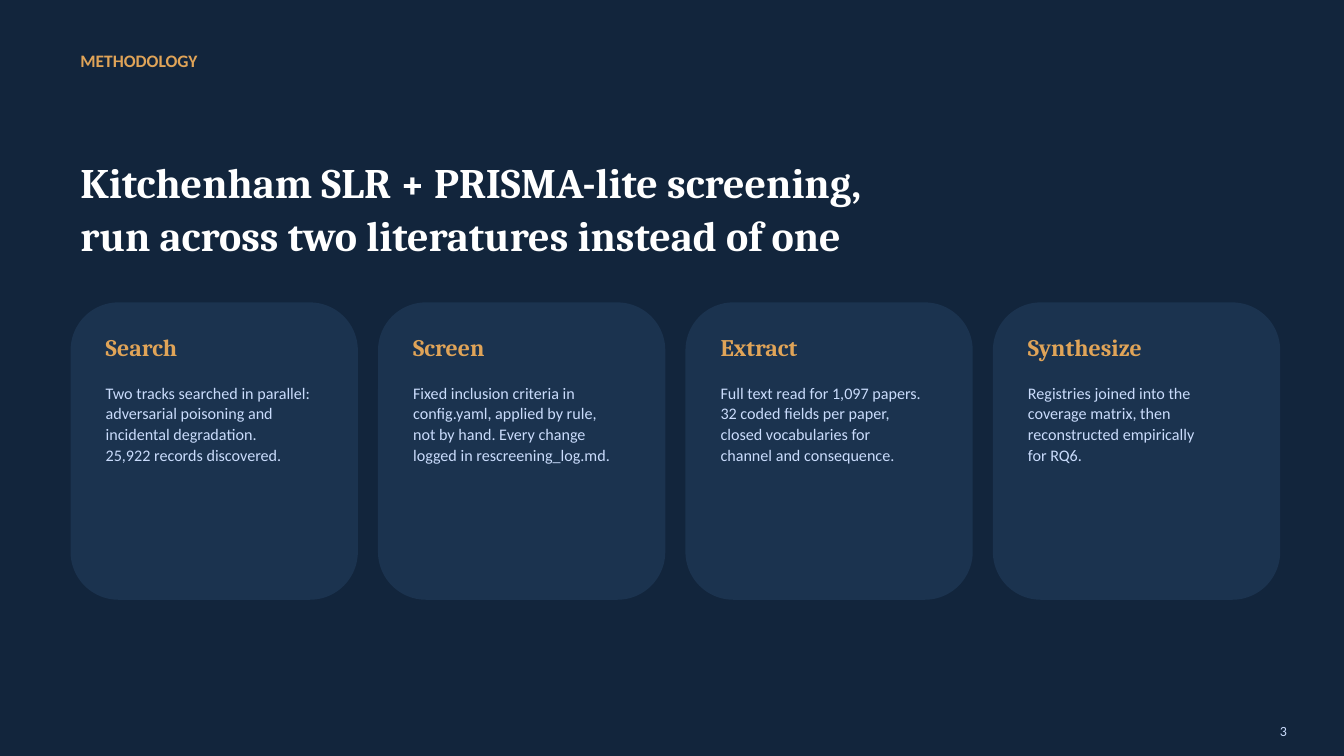
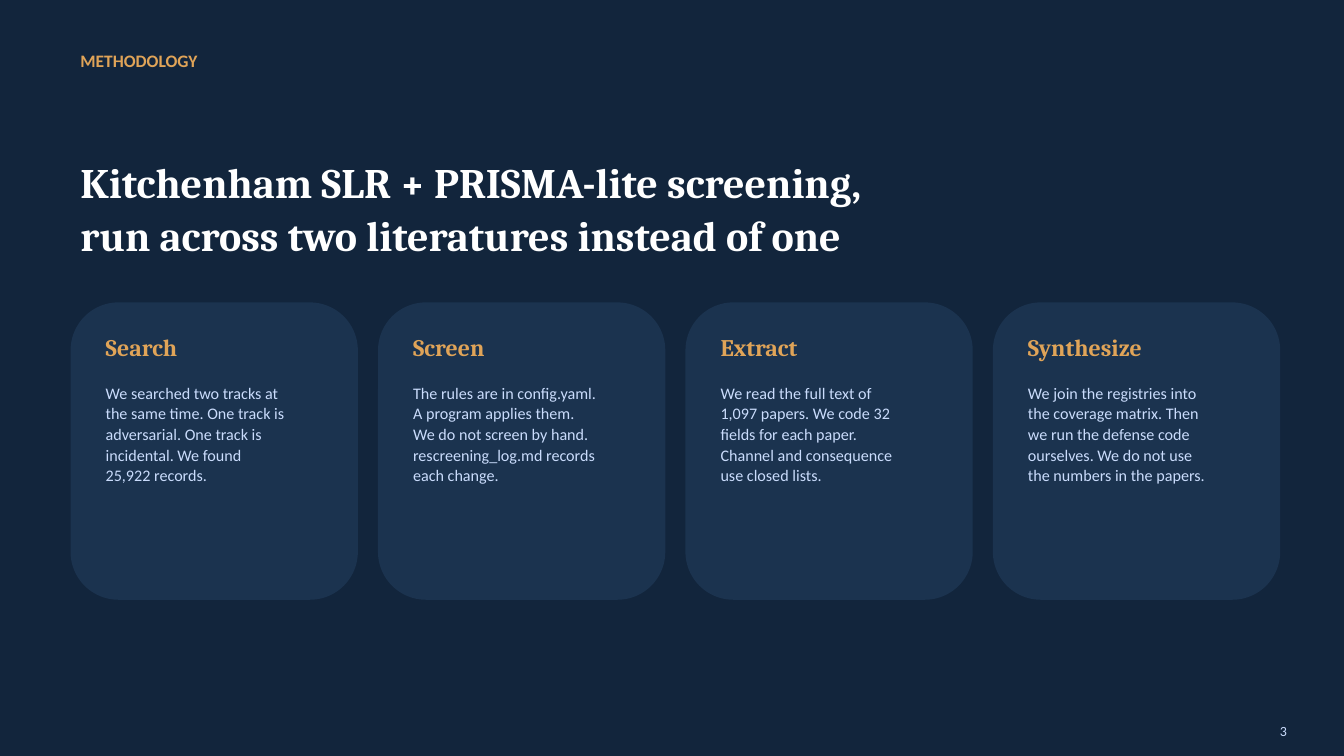
Before and after one commit to Nyamtulla/context_poison, a slide deck: slide 3 of context_sok_results_presentation.pptx. Drawn at 1344x756 pixels with LibreOffice and Linux fonts; fonts in the diff are those of the drawing. Boxes give left, top, right and bottom in pixels: in the first picture for what was removed or moved away, otherwise in the second. Text is boxed around its words. In the diff, an @@ line names an element or a change of style, - is before the commit and + after.

```diff
--- a/context_sok_results_presentation.pptx
+++ b/context_sok_results_presentation.pptx
@@ text at (106,388,284,483): text changed @@
-Two tracks searched in parallel:
-adversarial poisoning and
-incidental degradation.
-25,922 records discovered.
+We searched two tracks at
+the same time. One track is
+adversarial. One track is
+incidental. We found
+25,922 records.
@@ text at (413,388,596,484): text changed @@
-Fixed inclusion criteria in
-config.yaml, applied by rule,
-not by hand. Every change
-logged in rescreening_log.md.
+The rules are in config.yaml.
+A program applies them.
+We do not screen by hand.
+rescreening_log.md records
+each change.
@@ text at (721,388,892,481): text changed @@
-Full text read for 1,097 papers.
-32 coded fields per paper,
-closed vocabularies for
-channel and consequence.
+We read the full text of
+1,097 papers. We code 32
+fields for each paper.
+Channel and consequence
+use closed lists.
@@ text at (1028,388,1204,484): text changed @@
-Registries joined into the
-coverage matrix, then
-reconstructed empirically
-for RQ6.
+We join the registries into
+the coverage matrix. Then
+we run the defense code
+ourselves. We do not use
+the numbers in the papers.
```
Also in this commit, not shown: 19 other slides changed, 4 slides added, 5 other files.
